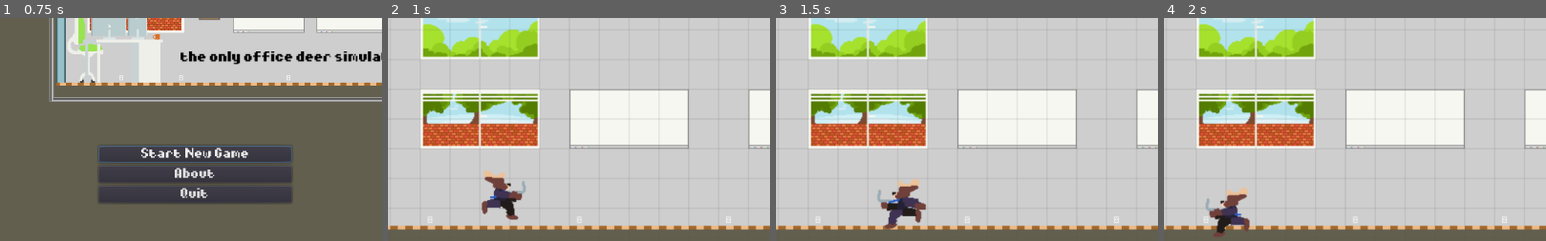
Above: before the commit, frames 1-4 (left to right).
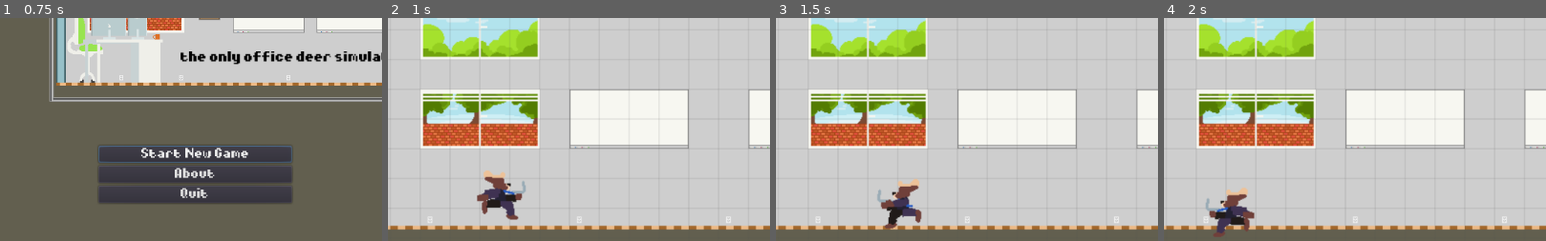
Above: after the commit, the same moments.

Repository: lseper/cornhacks-2023
Game: Godot game, scene res://scenes/intro.tscn
The game is run twice, just before and just after one commit, with the same random seed, the same clock (stepped at 60 frames per second) and the same inputs. The engine's default icon, where the game draws it, is replaced by a stand-in: a white triangle on a blue panel in a dark square. Video files are missing from this copy of the repository; at most half a second of black plays in their place. Sound files missing from this copy of the repository are replaced by a short silence.
Inputs:
- Up to frame 1 (0.75 s): tap Enter (ui_accept) at 0.5 s; hold Right (move_right) from 0.53 s (still down)
- Up to frame 2 (1 s): keep holding Right (move_right); tap Enter (ui_accept) at 0.77 s
- Up to frame 3 (1.5 s): release Right (move_right) at 1.28 s; hold Left (move_left) from 1.28 s (still down)
- Up to frame 4 (2 s): keep holding Left (move_left); tap Enter (ui_accept) at 1.52 s
The pictures show only the part of the screen within x 8-58%, y 44-94%; the shares and areas given below are measured in that part.

Frame 1 is identical in both runs. In frame 2, 0.6% of the frame differs, in the area x 23-34%, y 74-89%; in frame 3, 0.7%; in frame 4, 0.7%, in the area x 13-24%, y 82-97%.

Commit message:
fix death freeze

Diff:
--- a/game/actors/player.tscn
+++ b/game/actors/player.tscn
@@ -24,7 +24,7 @@
 position = Vector2( 0, -25 )
 frames = ExtResource( 1 )
 animation = "running"
-frame = 4
+frame = 1
 playing = true
 
 [node name="CharacterCollider" type="CollisionShape2D" parent="."]
--- a/game/scenes/level.tscn
+++ b/game/scenes/level.tscn
@@ -957,7 +957,6 @@
 
 [node name="State" type="Node" parent="."]
 script = ExtResource( 4 )
-hp = 3
 
 [node name="Level Tiles" type="TileMap" parent="."]
 tile_set = SubResource( 1 )
--- a/game/scripts/Manager.gd
+++ b/game/scripts/Manager.gd
@@ -32,6 +32,7 @@
 		state.hp += delta
 
 	emit_signal('hp_changed', state.hp)
+
 	if state.hp == 0:
 		$main_mus.play()
 		$main_mus.playing = false
@@ -43,6 +44,7 @@
 		$intro.stop()
 		$game_over.play()
 		emit_signal('death')
+		state.dead = true
 		yield($game_over, "finished")
 		get_tree().change_scene("res://scenes/menu.tscn")
 
@@ -68,6 +70,8 @@
 		queue.shuffle()
 		for j in queue:
 			yield(get_tree().create_timer(wave[3]), "timeout")
+			if state.dead:
+				return
 			spawn_enemy(j + 1)
 		yield(get_tree().create_timer(2), "timeout")
 
--- a/game/scripts/Player.gd
+++ b/game/scripts/Player.gd
@@ -42,3 +42,5 @@
 
 func _on_player_death() -> void:
 	$AnimatedSprite.play("death")
+	velocity = Vector2(0, 0)
+	gravity = Vector2(0, 0)
--- a/game/scripts/State.gd
+++ b/game/scripts/State.gd
@@ -3,3 +3,4 @@
 export var hp = 100
 export var max_hp = 100
 export var score = 0
+export var dead = false
